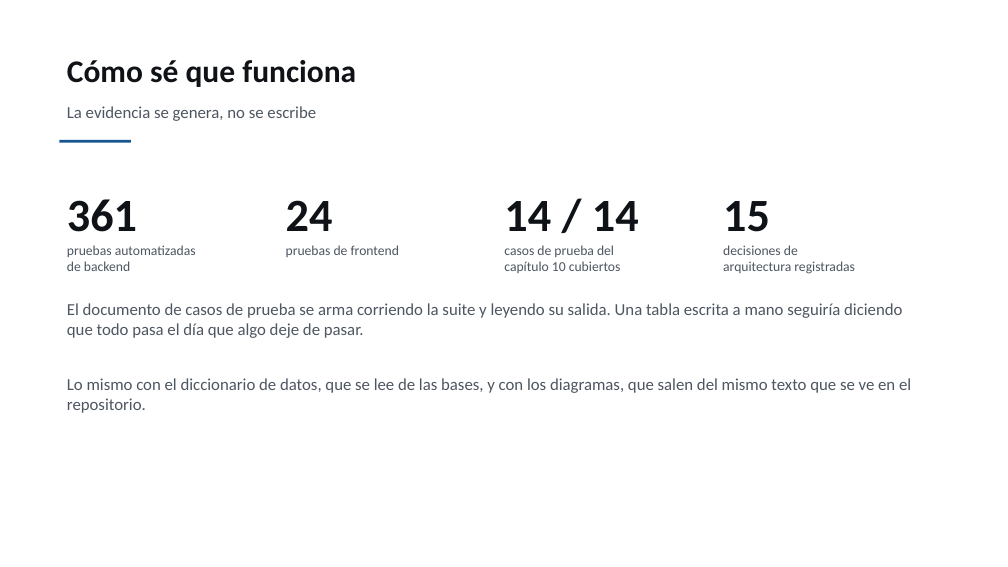
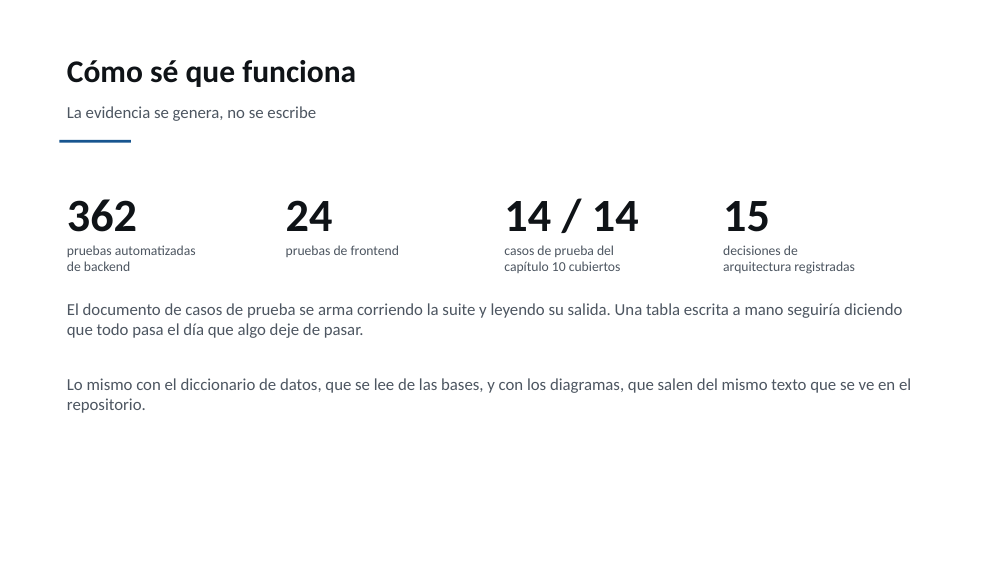
Before and after one commit to patricio-pettini/predictit-entregables, a slide deck: slide 13 of ENTREGA FINAL/08 - Presentación de la defensa.pptx. Drawn at 1008x567 pixels with LibreOffice and Linux fonts; fonts in the diff are those of the drawing. Boxes give left, top, right and bottom in pixels: in the first picture for what was removed or moved away, otherwise in the second. Text is boxed around its words. In the diff, an @@ line names an element or a change of style, - is before the commit and + after.

```diff
--- a/ENTREGA FINAL/08 - Presentación de la defensa.pptx
+++ b/ENTREGA FINAL/08 - Presentación de la defensa.pptx
@@ text at (67,199,137,232): text changed @@
-361
+362
```
Also in this commit, not shown: 2 other slides changed, 45 other files.
